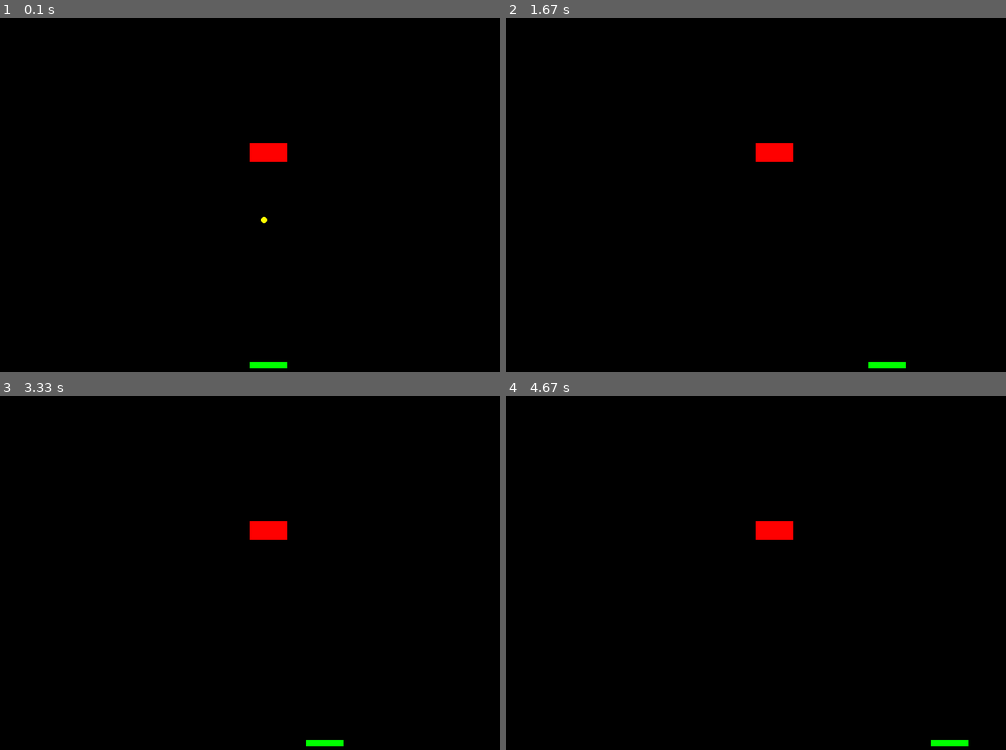
Above: before the commit, frames 1-4 (two rows, left to right).
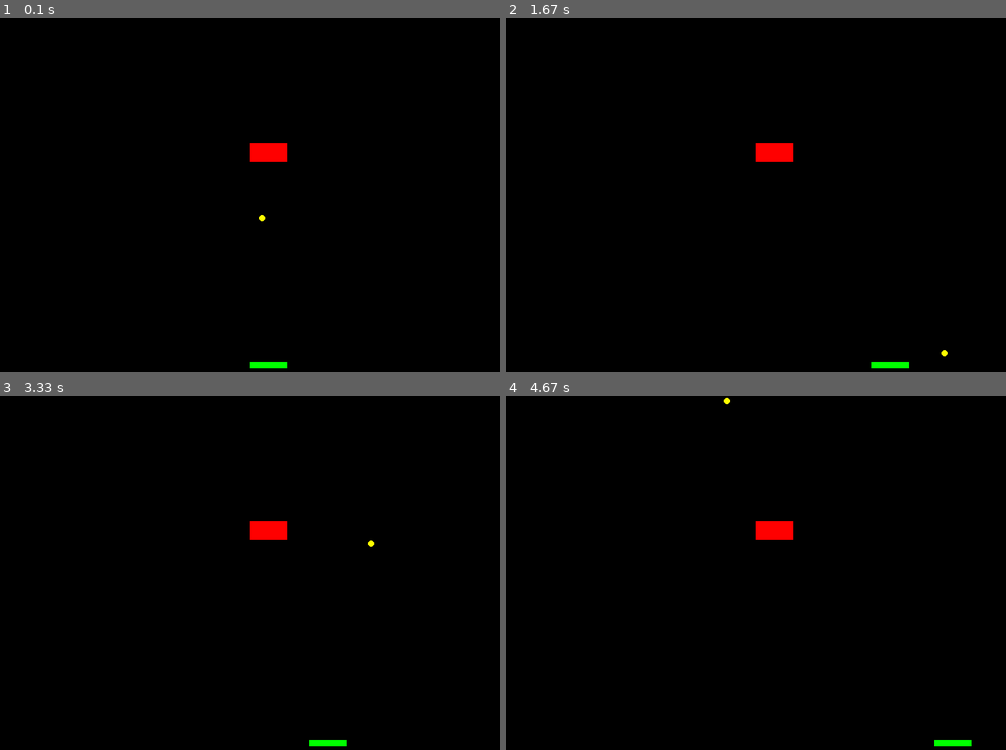
Above: after the commit, the same moments.

Repository: LeonChen2/Programming-2
Game: pygame game, started from pygame/FrenzyPong.py
The game is run twice, just before and just after one commit, with the same random seed, the same clock (stepped at 60 frames per second) and the same inputs.
Inputs:
- Up to frame 1 (0.1 s): no input
- Up to frame 2 (1.67 s): hold Right 0.33-0.8 s; hold Right 0.83-1.3 s; hold Left from 1.33 s (still down)
- Up to frame 3 (3.33 s): release Left at 1.87 s; hold Left 1.9-2.3 s; hold Right 2.33-2.97 s; hold Left from 3 s (still down)
- Up to frame 4 (4.67 s): release Left at 3.47 s; hold Right 3.5-3.97 s; hold Right 4-4.47 s; hold Left from 4.5 s (still down)

The runs differ from the first frame. In frame 1, less than 0.1% of the frame differs, in the area x 51-54%, y 55-58%; in frame 2, less than 0.1%, in the area x 72-89%, y 93-99%; in frame 3, less than 0.1%; in frame 4, less than 0.1%.

Commit message:
FrenzyPong V1.0

Diff:
--- a/pygame/GameProject.py
+++ b/pygame/FrenzyPong.py
@@ -1,7 +1,6 @@
-# game
-
-
+# Frenzy Pong
 import pygame
+import random
 
 # ----- CONSTANTS
 BLACK = (0, 0, 0)
@@ -14,45 +13,32 @@
 WIDTH = 800
 HEIGHT = 600
 NUM_ROWS = 5
-TITLE = "Game"
-
-
+TITLE = "Frenzy Pong"
 
 class Rectangle(pygame.sprite.Sprite):
     def __init__(self, colour=GREEN):
         super().__init__()
+        self.colour = colour
+        self.image = pygame.Surface([60, 10])
+        self.rect = self.image.get_rect()
         self.width, self.height = (60, 10)
-        self.x, self.y = (400, 550)
-
-        self.colour = colour
-
+        self.rect.x, self.rect.y = (400, 550)
+        self.image.fill(colour)
         self.vel_x = 0
         self.vel_y = 0
-
-    def draw(self, screen):
-        pygame.draw.rect(
-            screen,
-            self.colour,
-            [
-                self.x,
-                self.y,
-                self.width,
-                self.height
-            ]
-        )
 
     def update(self):
         """Updates the location of the block in space.
         Returns:
             None
         """
-        self.x += self.vel_x
-        self.y += self.vel_y
+        self.rect.x += self.vel_x
+        self.rect.y += self.vel_y
 
         # keep it in the screen
-        if self.x + self.width > WIDTH or self.x < 0:
+        if self.rect.x + self.width > WIDTH or self.rect.x < 0:
             self.vel_x *= 0
-        if self.y + self.height > HEIGHT or self.y < 0:
+        if self.rect.y + self.height > HEIGHT or self.rect.y < 0:
             self.vel_y *= 0
 
     def go_left(self):
@@ -70,30 +56,18 @@
 class Enemy(pygame.sprite.Sprite):
     def __init__(self, colour=RED):
         super().__init__()
-        self.width, self.height = (60, 30)
-        self.x, self.y = (400, 200)
-
         self.colour = colour
-
+        self.image = pygame.Surface([60, 30])
+        self.image.fill(colour)
+        self.rect = self.image.get_rect()
+        self.rect.x, self.rect.y = (400, 200)
         self.vel_x = 0
         self.vel_y = 0
 
-    def draw(self, screen):
-        pygame.draw.rect(
-            screen,
-            self.colour,
-            [
-                self.x,
-                self.y,
-                self.width,
-                self.height
-            ]
-        )
-
     def update(self):
-        if self.x + self.width > WIDTH or self.x < 0:
+        if self.rect.x + self.rect.width > WIDTH or self.rect.x < 0:
             self.vel_x *= 0
-        if self.y + self.height > HEIGHT or self.y < 0:
+        if self.rect.y + self.rect.height > HEIGHT or self.rect.y < 0:
             self.vel_y *= 0
 
 class Ball(pygame.sprite.Sprite):
@@ -101,36 +75,21 @@
         super().__init__()
         self.image = pygame.Surface((10, 10))
         pygame.draw.circle(self.image, (255, 255, 0), (5, 5), 5, 10)
-#         self.radius, self.width = (5, 10)
         self.rect = self.image.get_rect()
         self.rect.x = 400
         self.rect.y = 300
         self.vel_x = 3
         self.vel_y = 3
 
-    def drawCircle(self, screen):
-        pygame.draw.circle(screen, (255, 255, 0), (400, 300), 5, 10)
-
     def update(self):
         self.rect.x += self.vel_x
         self.rect.y += self.vel_y
-
         if self.rect.right > WIDTH or self.rect.x < 0:
             self.vel_x *= -1
         if self.rect.y < 0:
             self.vel_y *= -1
 
-        #ball_hit_list = pygame.sprite.spritecollide(self, self.rect.rectangle, False)
-        #for ball in ball_hit_list:
-           # if self.vel_y > 0:
-           #     self.rect.bottom = ball.rect.top
-           #     self.vel_y *= -1
-           # elif self.vel_y < 0:
-           #     self.rect.top = ball.rect.bottom
-
         print(self.rect.x, self.rect.y)
-
-
 
 def main():
     pygame.init()
@@ -144,36 +103,43 @@
     done = False
     clock = pygame.time.Clock()
 
-    # --- enemies
-    #for i in range(NUM_ROWS):
-        #enemy = Enemy(100+i*20)
-        #enemy.rect.x = enemy.rect.x - random.choice([-10, 10])
+    # --- sprite groups
+    all_sprites_group = pygame.sprite.Group()
+    ball_sprites = pygame.sprite.Group()
+    enemy_sprites = pygame.sprite.Group()
+    rectangle_sprites = pygame.sprite.Group()
 
-    # --- player
     rectangle = Rectangle()
+    all_sprites_group.add(rectangle)
+    rectangle_sprites.add(rectangle)
+
+    ball = Ball()
+    all_sprites_group.add(ball)
+    ball_sprites.add(ball)
+
     enemy = Enemy()
-    ball = Ball()
-
-    all_sprites_group = pygame.sprite.Group()
-    all_sprites_group.add(ball)
+    all_sprites_group.add(enemy)
+    enemy_sprites.add(enemy)
 
     # ----- MAIN LOOP
     while not done:
         for event in pygame.event.get():
             if event.type == pygame.QUIT:
                 done = True
-
             if event.type == pygame.KEYDOWN:
                 if event.key == pygame.K_LEFT:
                     rectangle.go_left()
                 if event.key == pygame.K_RIGHT:
                     rectangle.go_right()
-
             if event.type == pygame.KEYUP:
                 if event.key == pygame.K_LEFT and rectangle.vel_x < 0:
                  rectangle.stop()
                 if event.key == pygame.K_RIGHT and rectangle.vel_x > 0:
                  rectangle.stop()
+
+        for i in range(NUM_ROWS):
+            enemy = Enemy(100 + i * 20)
+            enemy.rect.x = enemy.rect.x - random.choice([-10, 10])
 
         # -- Event Handler
         for event in pygame.event.get():
@@ -182,27 +148,28 @@
 
         # ----- LOGIC
 
+        # Player collision
+        # Check for collision
+        enemy_hit_group = pygame.sprite.spritecollide(ball, rectangle_sprites, False)
 
+        # If collided, adjust the ball velocity
+        if enemy_hit_group:
+            ball.vel_y *= -1
 
-        # update
-        rectangle.update()
-        enemy.update()
-#         ball.update()
-        all_sprites_group.update()
+        # Enemy collision
+        enemy_hit_group = pygame.sprite.spritecollide(ball, enemy_sprites, True)
+        if enemy_hit_group:
+            ball.vel_y *= -1
 
         # ----- DRAW
         screen.fill(BLACK)
-        rectangle.draw(screen)
-        enemy.draw(screen)
-#         ball.drawCircle(screen)
         all_sprites_group.draw(screen)
 
         # ----- UPDATE
+        all_sprites_group.update()
         pygame.display.flip()
         clock.tick(60)
-
     pygame.quit()
-
 
 if __name__ == "__main__":
     main()
